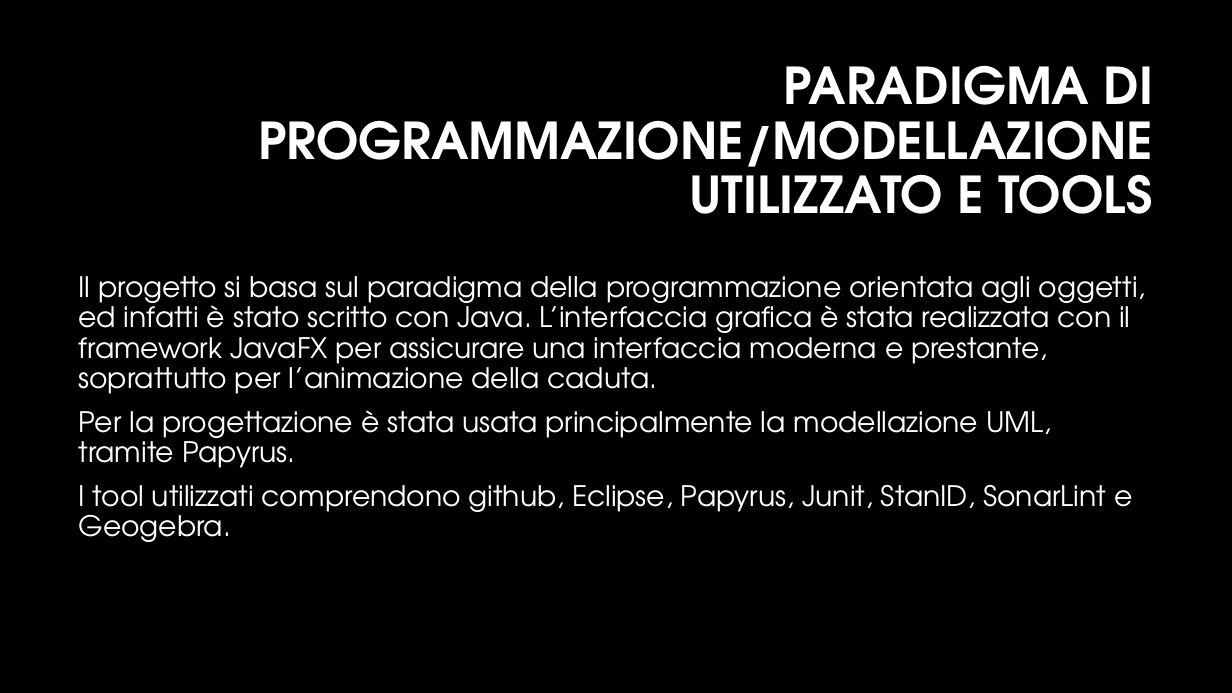
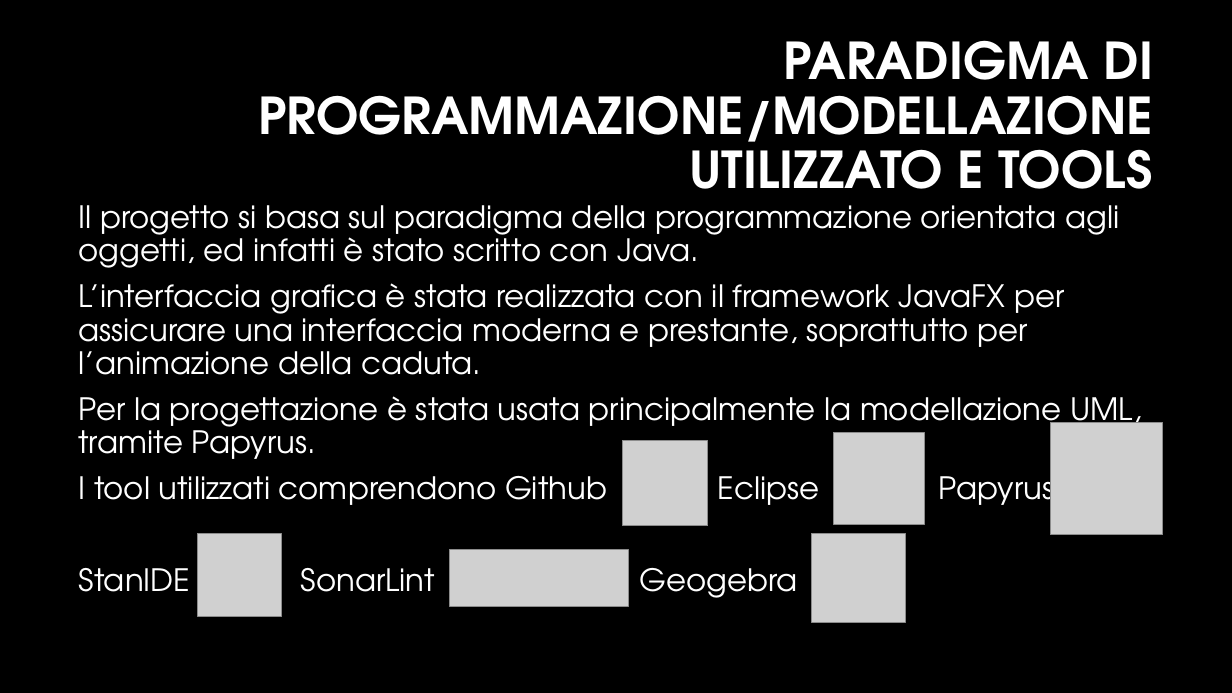
Before and after one commit to MarcoMarcoulli/FallSimulatorRepository, a slide deck: slide 4 of Docs/Documents/Presentazione/presentazioneFallSimulator.pptx. Drawn at 1232x693 pixels with LibreOffice and Linux fonts; fonts in the diff are those of the drawing; grey boxes stand for pictures; background and template pictures are left out. Boxes give left, top, right and bottom in pixels: in the first picture for what was removed or moved away, otherwise in the second. Text is boxed around its words. In the diff, an @@ line names an element or a change of style, - is before the commit and + after.

```diff
--- a/Docs/Documents/Presentazione/presentazioneFallSimulator.pptx
+++ b/Docs/Documents/Presentazione/presentazioneFallSimulator.pptx
@@ title "PARADIGMA DI PROGRAMMAZIONE/MODELLAZIONE UTILIZZATO E ..." rewrapped from (258,65,1154,214) to (258,40,1154,210) @@
@@ text "Il progetto si basa sul ...": place and size @@
-text "Il progetto si basa sul ..." at (79,276,1146,542)
+text "Il progetto si basa sul ..." at (79,205,1141,598)
@@ text at (79,205,1120,375): text changed; size 22 to 24 pt @@
-Il progetto si basa sul paradigma della programmazione orientata agli oggetti, ed infatti è stato scritto con Java. L’interfaccia grafica è stata realizzata con il framework JavaFX per assicurare una interfaccia moderna e prestante, soprattutto per l’animazione della caduta.
+Il progetto si basa sul paradigma della programmazione orientata agli oggetti, ed infatti è stato scritto con Java.
+L’interfaccia grafica è stata realizzata con il framework JavaFX per assicurare una interfaccia moderna e prestante, soprattutto per l’animazione della caduta.
@@ text at (79,396,1141,459): size 22 to 24 pt in "Per la progettazione è stata usata principalmente ..." @@
@@ picture added at (623,441,708,526) @@
@@ picture added at (834,433,925,524) @@
@@ picture added at (1051,422,1164,535) @@
@@ text at (79,467,1054,598): text changed; size 22 to 24 pt @@
-I tool utilizzati comprendono github, Eclipse, Papyrus, Junit, StanID, SonarLint e Geogebra.
+I tool utilizzati comprendono Github Eclipse Papyrus
+StanIDE SonarLint Geogebra
@@ picture added at (198,533,281,616) @@
@@ picture added at (812,533,906,623) @@
@@ picture added at (449,550,628,607) @@
```
Also in this commit, not shown: 12 other slides changed, 1 slide removed.
